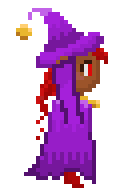
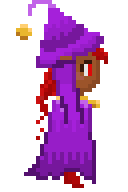
Two versions of the same layered image (w=128, h=192). Layer-by-layer changes:
added layer "Layer 16" in group "slowfall5" over [left=52, top=56, right=84, bottom=124]
hid "Layer 13" (1st of 3, in "slowfall5") over [left=52, top=56, right=84, bottom=124]
added layer "hat copy 2" (1st of 2, in "slowfall5") in group "slowfall5" over [left=28, top=0, right=88, bottom=68]
hid "hat" (1st of 12, in "slowfall5") over [left=28, top=8, right=88, bottom=68]
